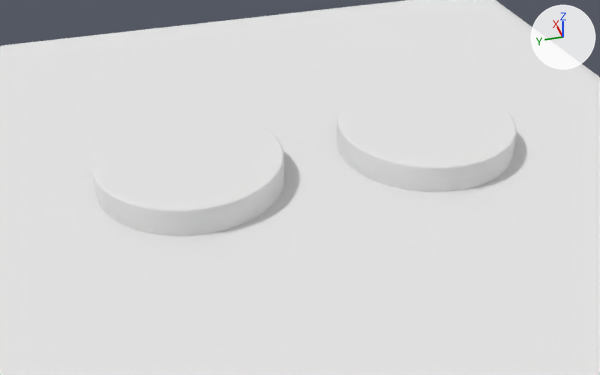
An edit to the Blender file meshes/vignette.blend, drawn before and after from the same camera.
Rendered twice from a camera (50 mm lens) standing at (-8.35, 2.62, 5.41) and looking at (-0.11, 0.18, -0.29). Lighting does not change. The marker at upper right points along +X, +Y and +Z.

In view in the first picture: 'Pedestal', 'Pedestal.001', 'Platform'.
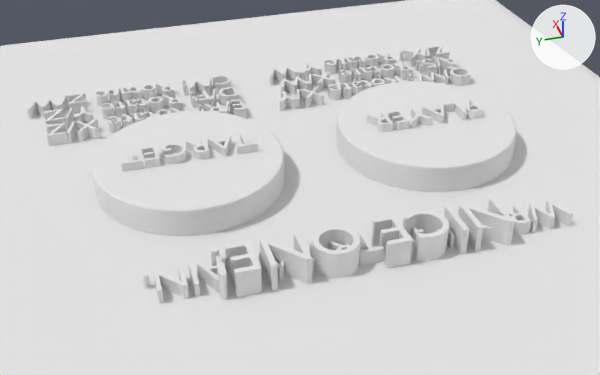
What differs and where, as boxes [x1, y1, x2, y2] in the pictures (600 x 375 px):
'Instructions', added: after [27, 45, 470, 146]
'WinText', added: after [211, 198, 515, 300]
'LoseText', added: after [142, 200, 573, 304]
'TargetText', added: after [121, 133, 258, 172]
'PlayerText', added: after [367, 99, 483, 132]

Edits to the bpy script that builds the scene:
```text
Add me_instrtext:
    me_instrtext.from_pydata(...)  # 9578 vertices, 14143 faces; spans x -6.65..5.8, y -0.96..1.34, z 0.0..1.2
    me_instrtext.materials.append(mat_marble)  # its picture is missing
Add me_playertext:
    me_playertext.from_pydata(...)  # 376 vertices, 552 faces; spans x 0.07..3.38, y 0.0..0.69, z 0.0..0.4
Add me_targettext:
    me_targettext.from_pydata(...)  # 470 vertices, 689 faces; spans x 0.02..3.7, y -0.01..0.69, z 0.0..0.67
Add me_losetext:
    me_losetext.from_pydata(...)  # 1468 vertices, 2158 faces; spans x 0.0..10.18, y -0.01..0.69, z 0.0..1.12
Add me_wintext:
    me_wintext.from_pydata(...)  # 728 vertices, 1060 faces; spans x 0.07..4.82, y -0.01..0.69, z 0.0..0.58
Add ob_instructions:
    ob_instructions = bpy.data.objects.new('Instructions', me_instrtext)
    ob_instructions.location = (1.961, 0.426, -0.441)
    ob_instructions.rotation_euler = (0.0, 0.0, 1.571)  # degrees (0, 0, 90)
    ob_instructions.scale = (0.496, 0.496, 0.496)
Add ob_playertext:
    ob_playertext = bpy.data.objects.new('PlayerText', me_playertext)
    ob_playertext.location = (0.161, -2.242, 0.274)
    ob_playertext.rotation_euler = (0.0, 0.0, 1.571)  # degrees (0, 0, 90)
    ob_playertext.scale = (0.436, 0.436, 0.436)
Add ob_targettext:
    ob_targettext = bpy.data.objects.new('TargetText', me_targettext)
    ob_targettext.location = (0.158, 0.695, 0.135)
    ob_targettext.rotation_euler = (0.0, 0.0, 1.571)  # degrees (0, 0, 90)
    ob_targettext.scale = (0.43, 0.43, 0.468)
Add ob_losetext:
    ob_losetext = bpy.data.objects.new('LoseText', me_losetext)
    ob_losetext.location = (-1.781, -2.334, -0.348)
    ob_losetext.rotation_euler = (0.0, 0.0, 1.571)  # degrees (0, 0, 90)
    ob_losetext.scale = (0.455, 0.455, 0.455)
Add ob_wintext:
    ob_wintext = bpy.data.objects.new('WinText', me_wintext)
    ob_wintext.location = (-1.766, -1.583, -0.072)
    ob_wintext.rotation_euler = (0.0, 0.0, 1.571)  # degrees (0, 0, 90)
    ob_wintext.scale = (0.662, 0.662, 0.662)
```
